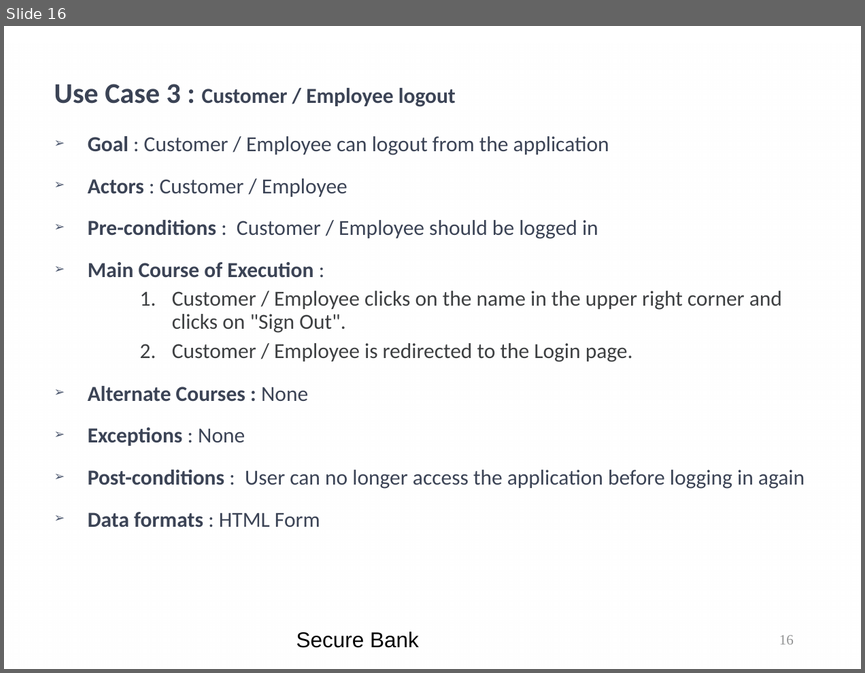
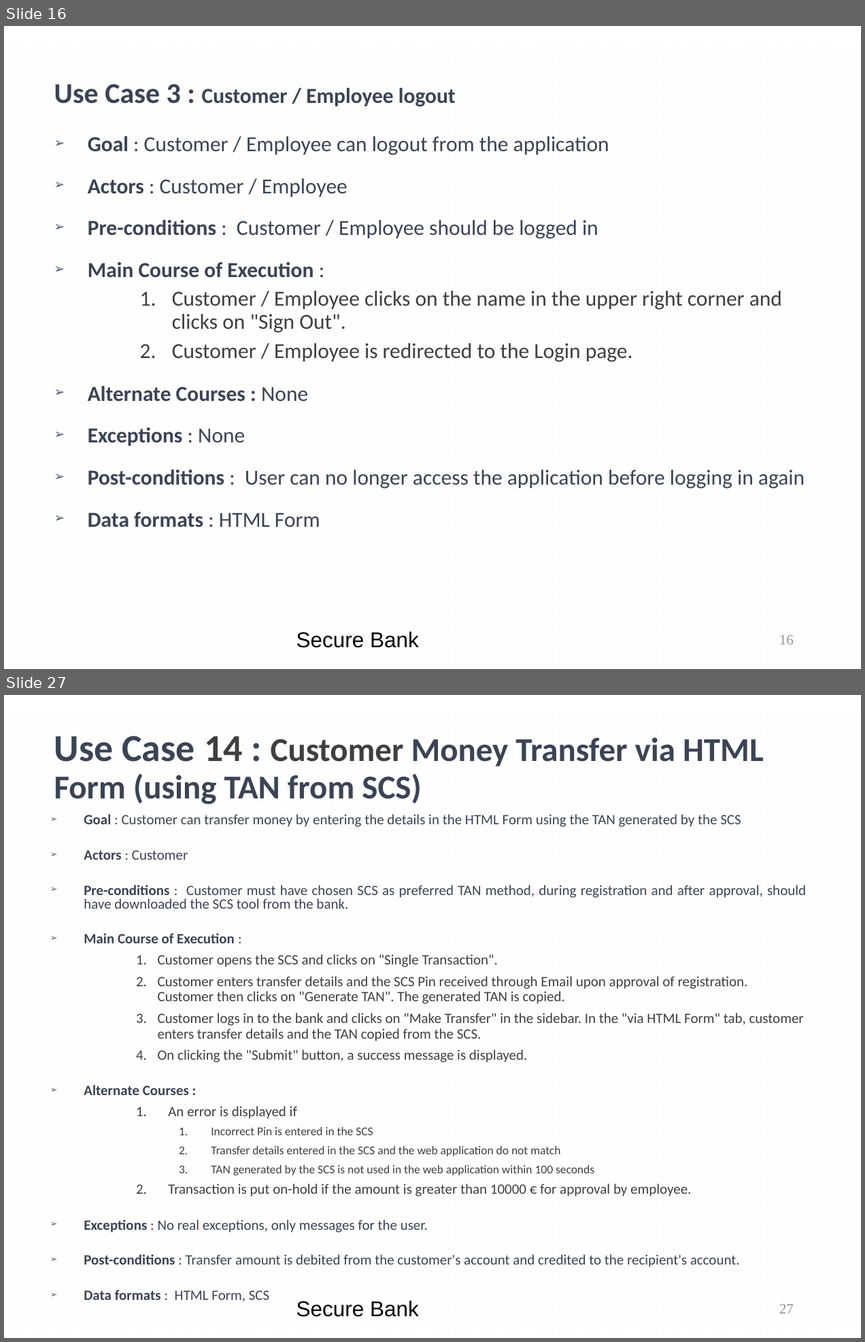
Before and after one commit to kwuerl/secure-coding-team-8, a slide deck: presentations/Phase3.ppt. Shown one above the other, each under a label of ours: slide 16 before the commit, slides 16 and 27 after it; the slides between them are not shown. The pictures are 865x673 and 865x1342 pixels, drawn with LibreOffice and Linux fonts; fonts in the diff are those of the drawing; background and template pictures are left out. Boxes give left, top, right and bottom in pixels: in the first picture for what was removed or moved away, otherwise in the second. Text is boxed around its words. In the diff, an @@ line names an element or a change of style, - is before the commit and + after.

```diff
--- a/presentations/Phase3.ppt
+++ b/presentations/Phase3.ppt
@@ slide 27 added at bbox=[4, 695, 861, 1338], background picture (left out); not listed: 1 template element that a slide beside it also shows @@
@@ title added at bbox=[54, 736, 764, 804], 28 pt, text #3B4355, bold @@
+Use Case 14 : Customer Money Transfer via HTML Form (using TAN from SCS)
@@ text added at bbox=[84, 814, 806, 1302], 12 pt, text #3D3F41 @@
+➢ Goal : Customer can transfer money by entering the details in the HTML Form using the TAN generated by the SCS
+➢ Actors : Customer
+➢ Pre-conditions : Customer must have chosen SCS as preferred TAN method, during registration and after approval, should have downloaded the SCS tool from the bank.
+➢ Main Course of Execution :
+    1. Customer opens the SCS and clicks on "Single Transaction".
+    2. Customer enters transfer details and the SCS Pin received through Email upon approval of registration. Customer then clicks on "Generate TAN". The generated TAN is copied.
+    3. Customer logs in to the bank and clicks on "Make Transfer" in the sidebar. In the "via HTML Form" tab, customer enters transfer details and the TAN copied from the SCS.
+    4. On clicking the "Submit" button, a success message is displayed.
+➢ Alternate Courses :
+    1. An error is displayed if
+      1. Incorrect Pin is entered in the SCS
+      2. Transfer details entered in the SCS and the web application do not match
+      3. TAN generated by the SCS is not used in the web application within 100 seconds
+    2. Transaction is put on-hold if the amount is greater than 10000 € for approval by employee.
+➢ Exceptions : No real exceptions, only messages for the user.
+➢ Post-conditions : Transfer amount is debited from the customer's account and credited to the recipient's account.
+➢ Data formats : HTML Form, SCS
@@ text added at bbox=[296, 1300, 419, 1317], 18 pt, text #000000 @@
+Secure Bank
@@ page number added at bbox=[779, 1304, 793, 1313], 12 pt, text #919293 @@
+27
```
Also in this commit, not shown: 11 slides changed, 2 other slides added.
